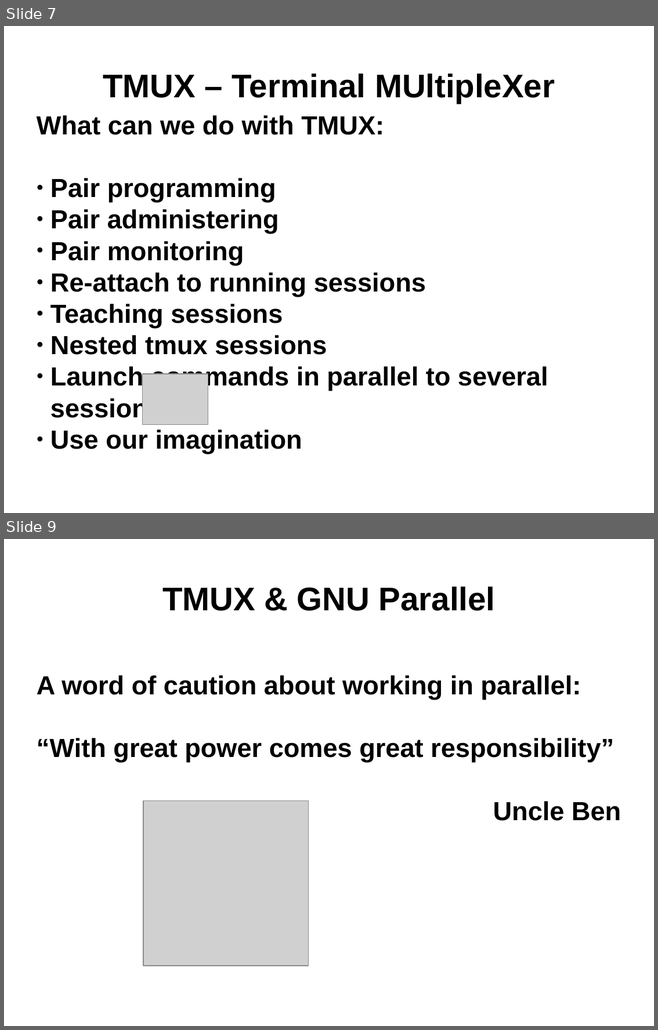
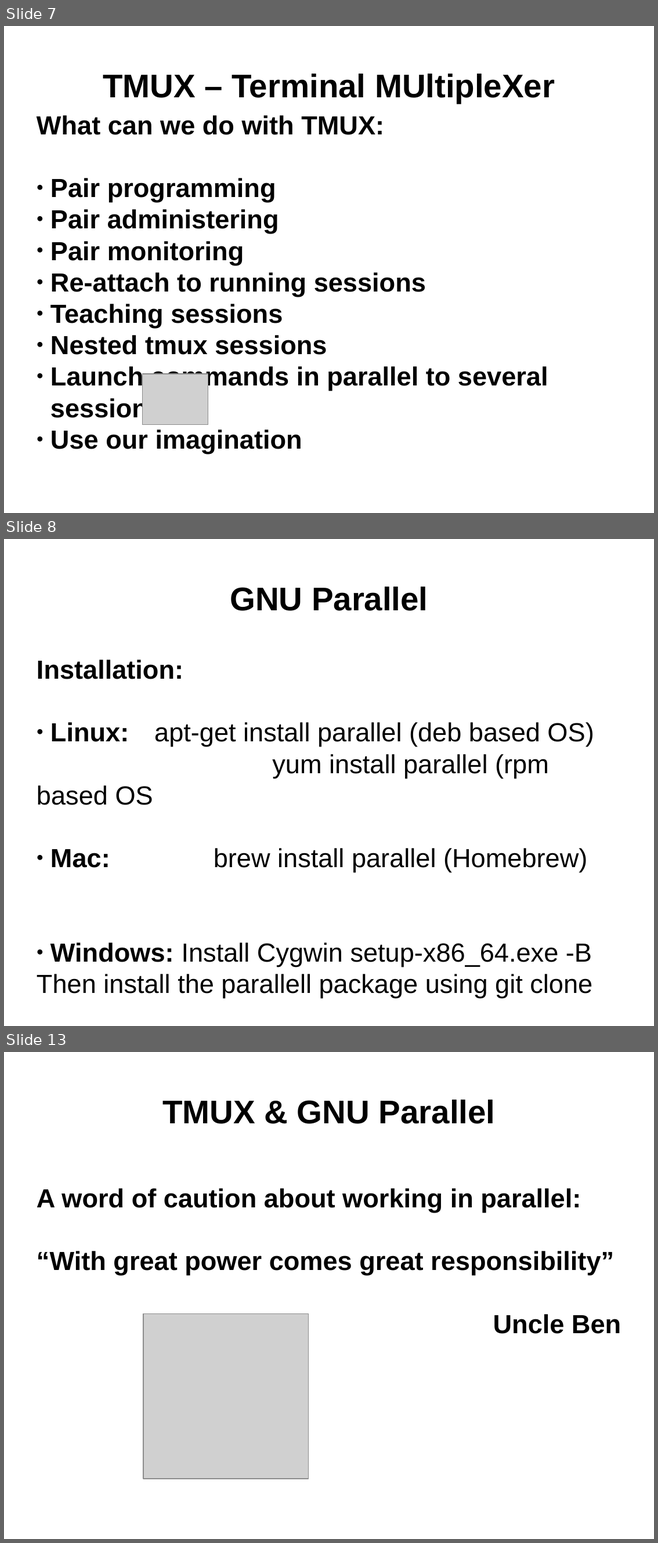
Before and after one commit to juasiepo/TmuxAndGnuParallel_workshop, a slide deck: Slides/TmuxAndGnuParallelPresentation.odp. Shown one above the other, each under a label of ours: slides 7 and 9 before the commit, slides 7, 8 and 13 after it; the slides between them are not shown. The pictures are 658x1030 and 658x1543 pixels, drawn with LibreOffice and Linux fonts; fonts in the diff are those of the drawing; grey boxes stand for pictures; background and template pictures are left out. Boxes give left, top, right and bottom in pixels: in the first picture for what was removed or moved away, otherwise in the second. Text is boxed around its words. In the diff, an @@ line names an element or a change of style, - is before the commit and + after.

Commit message:
GNU Parallel part added

```diff
--- a/Slides/TmuxAndGnuParallelPresentation.odp
+++ b/Slides/TmuxAndGnuParallelPresentation.odp
@@ slide 8 added at [4, 539, 654, 1026], background picture (left out) @@
@@ title added at [230, 587, 428, 611], 40 pt, text #000000, bold @@
+GNU Parallel
@@ subtitle added at [36, 660, 593, 998], 32 pt, text #000000 @@
+Installation:
+● Linux: apt-get install parallel (deb based OS)
+yum install parallel (rpm based OS
+● Mac: brew install parallel (Homebrew)
+● Windows: Install Cygwin setup-x86_64.exe -B
+Then install the parallell package using git clone
@@ what was slide 9 is now slide 13 @@
```
Also in this commit, not shown: 1 slide changed, 4 other slides added, 1 slide removed.
